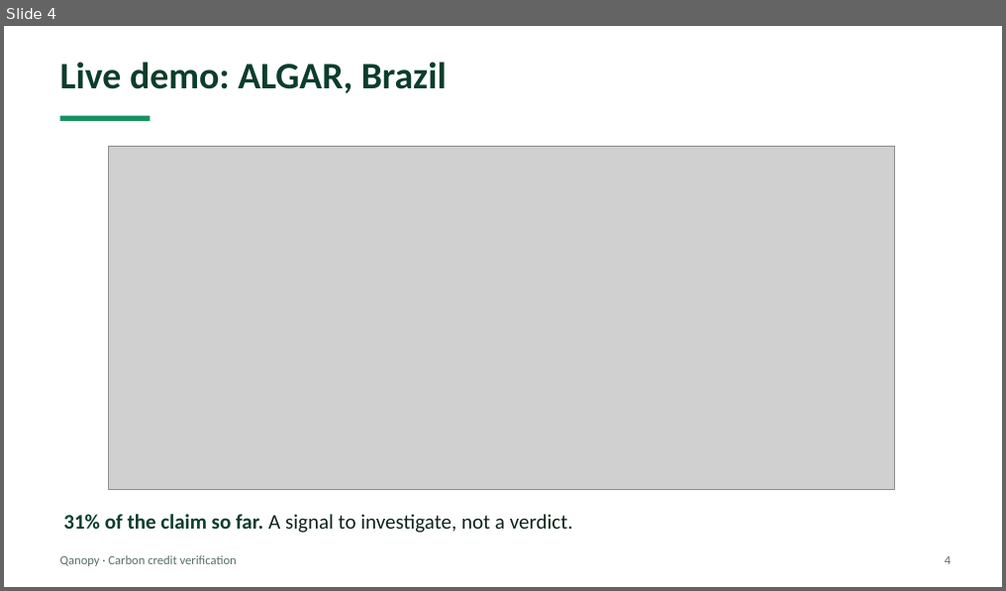
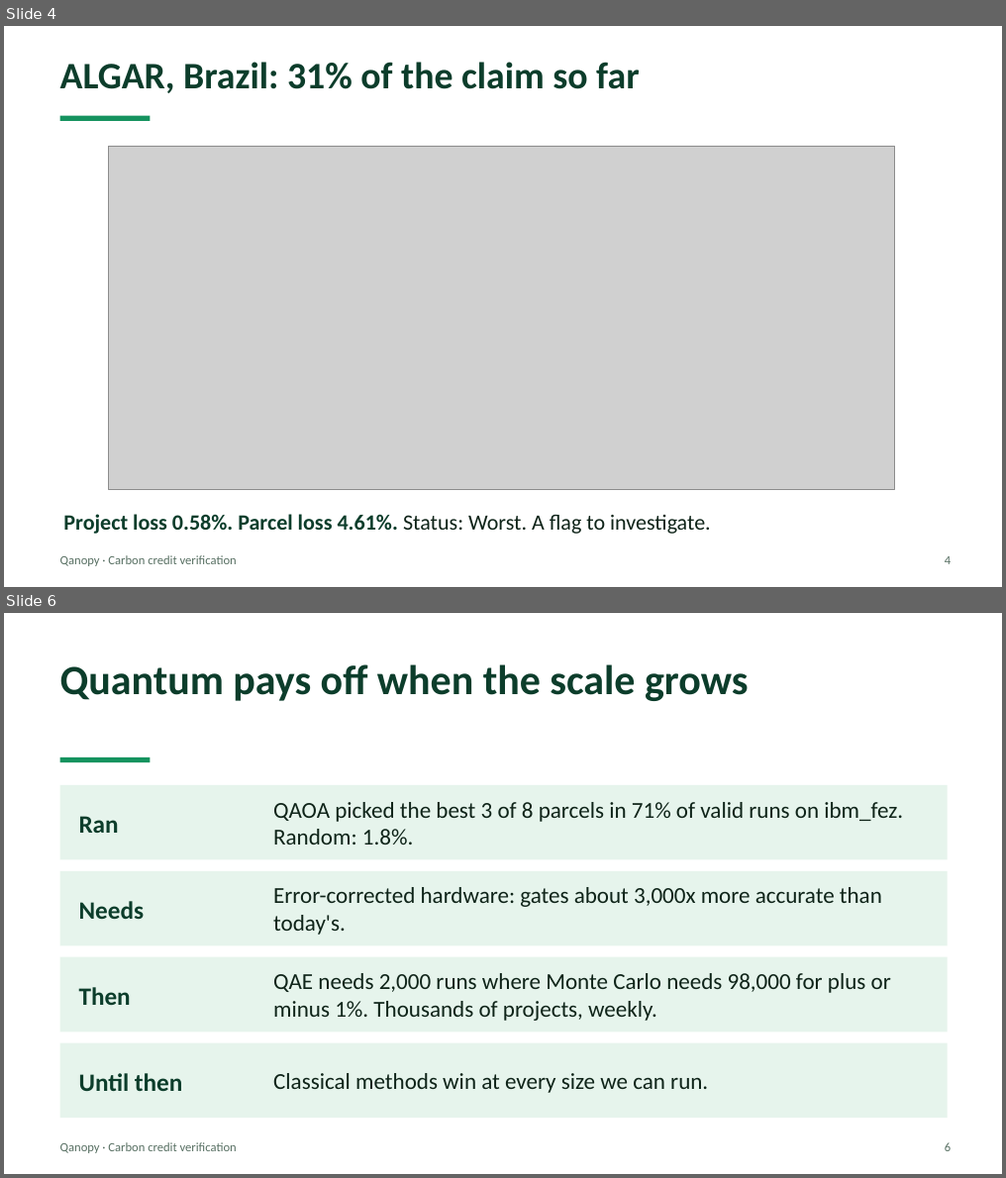
Before and after one commit to Quantum-hackathon-Qanopy/Parcel_finder, a slide deck: docs/Qanopy_pitch.pptx. Shown one above the other, each under a label of ours: slide 4 before the commit, slides 4 and 6 after it; the slides between them are not shown. The pictures are 1006x591 and 1006x1178 pixels, drawn with LibreOffice and Linux fonts; fonts in the diff are those of the drawing; grey boxes stand for pictures. Boxes give left, top, right and bottom in pixels: in the first picture for what was removed or moved away, otherwise in the second. Text is boxed around its words. In the diff, an @@ line names an element or a change of style, - is before the commit and + after.

```diff
--- a/docs/Qanopy_pitch.pptx
+++ b/docs/Qanopy_pitch.pptx
@@ slide 6 added at (4, 613, 1002, 1174), background #FFFFFF @@
@@ text added at (60, 664, 747, 701), 40 pt, text #0C3D2B, bold @@
+Quantum pays off when the scale grows
@@ rectangle added at (60, 758, 150, 762), fill #15935F @@
@@ rectangle added at (60, 785, 947, 861), fill #E6F4EC @@
@@ text added at (79, 816, 119, 833), 24 pt, text #0C3D2B, bold @@
+Ran
@@ text added at (273, 802, 903, 845), 22 pt, text #0F2419 @@
+QAOA picked the best 3 of 8 parcels in 71% of valid runs on ibm_fez. Random: 1.8%.
@@ rectangle added at (60, 871, 947, 947), fill #E6F4EC @@
@@ text added at (79, 901, 144, 919), 24 pt, text #0C3D2B, bold @@
+Needs
@@ text added at (273, 887, 882, 935), 22 pt, text #0F2419 @@
+Error-corrected hardware: gates about 3,000x more accurate than today's.
@@ rectangle added at (60, 958, 947, 1032), fill #E6F4EC @@
@@ text added at (79, 987, 131, 1005), 24 pt, text #0C3D2B, bold @@
+Then
@@ text added at (273, 973, 891, 1021), 22 pt, text #0F2419 @@
+QAE needs 2,000 runs where Monte Carlo needs 98,000 for plus or minus 1%. Thousands of projects, weekly.
@@ rectangle added at (60, 1044, 947, 1118), fill #E6F4EC @@
@@ text added at (79, 1073, 182, 1091), 24 pt, text #0C3D2B, bold @@
+Until then
@@ text added at (273, 1073, 708, 1093), 22 pt, text #0F2419 @@
+Classical methods win at every size we can run.
@@ text added at (60, 1143, 237, 1154), 12 pt, text #587063 @@
+Qanopy · Carbon credit verification
@@ text added at (944, 1143, 950, 1152), 12 pt, text #587063 @@
+6
@@ slide 4 changed as well @@
@@ text at (60, 62, 639, 93): text changed @@
-Live demo: ALGAR, Brazil
+ALGAR, Brazil: 31% of the claim so far
@@ text at (63, 514, 711, 534): text changed; size 20 to 21 pt; text colour #0F2419 to #0C3D2B; bold on @@
-31% of the claim so far. A signal to investigate, not a verdict.
+Project loss 0.58%. Parcel loss 4.61%. Status: Worst. A flag to investigate.
```
Also in this commit, not shown: 2 other slides changed, 3 other slides added, 4 slides removed, 2 other files.
